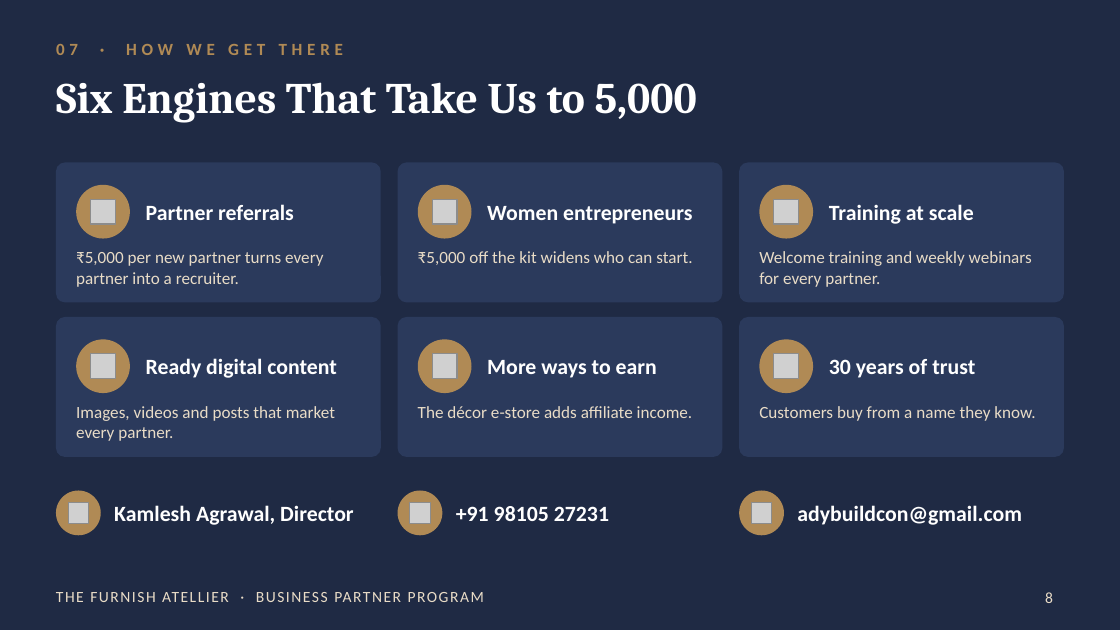
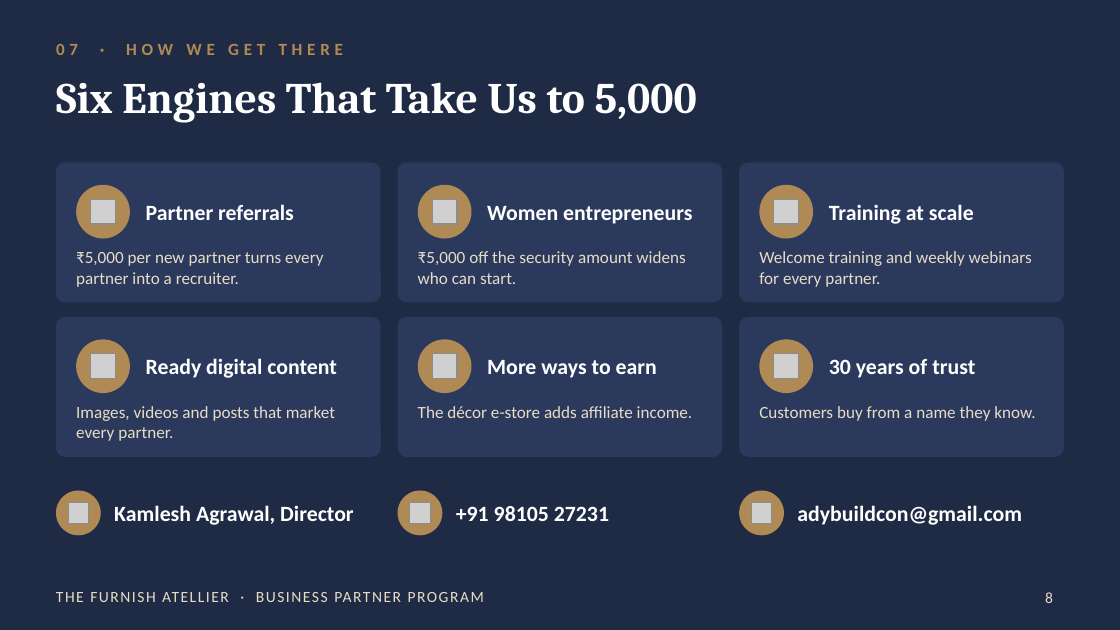
Before and after one commit to adybuildcon-a11y/adybuildcon, a slide deck: slide 8 of partner-deck/The_Furnish_Atellier_Partner_Program.pptx. Drawn at 1120x630 pixels with LibreOffice and Linux fonts; fonts in the diff are those of the drawing; grey boxes stand for pictures. Boxes give left, top, right and bottom in pixels: in the first picture for what was removed or moved away, otherwise in the second. Text is boxed around its words. In the diff, an @@ line names an element or a change of style, - is before the commit and + after.

```diff
--- a/partner-deck/The_Furnish_Atellier_Partner_Program.pptx
+++ b/partner-deck/The_Furnish_Atellier_Partner_Program.pptx
@@ text at (418, 251, 685, 284): text changed @@
-₹5,000 off the kit widens who can start.
+₹5,000 off the security amount widens who can start.
```
Also in this commit, not shown: 3 other slides changed, 2 other files.
